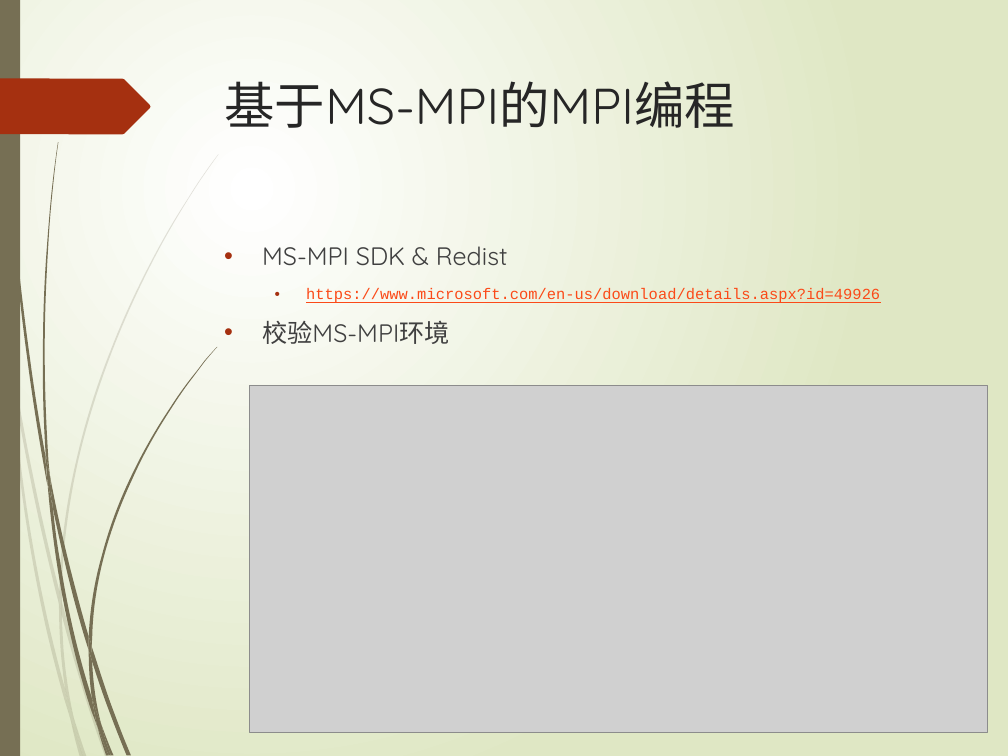
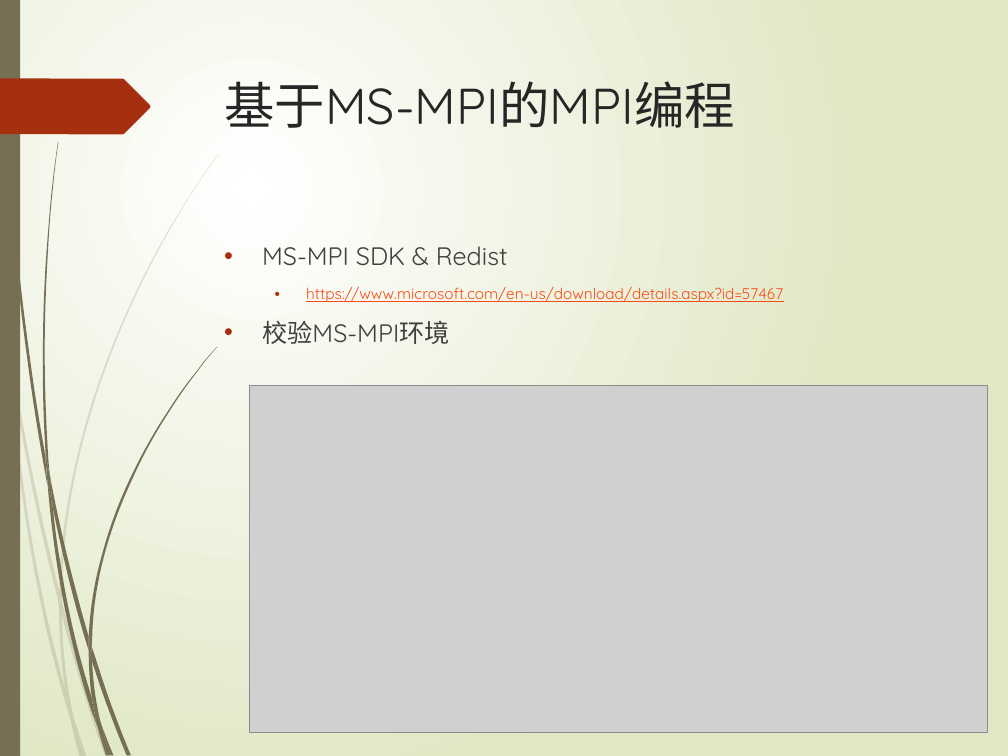
Before and after one commit to TeacherPeng/Parallel, a slide deck: slide 32 of 教案/MPI并行程序设计.pptx. Drawn at 1008x756 pixels with LibreOffice and Linux fonts; fonts in the diff are those of the drawing; grey boxes stand for pictures. Boxes give left, top, right and bottom in pixels: in the first picture for what was removed or moved away, otherwise in the second. Text is boxed around its words. In the diff, an @@ line names an element or a change of style, - is before the commit and + after.

```diff
--- a/教案/MPI并行程序设计.pptx
+++ b/教案/MPI并行程序设计.pptx
@@ text at (x1=306, y1=287, x2=783, y2=302): text changed; font Courier New to Quicksand @@
-  • https://www.microsoft.com/en-us/download/details.aspx?id=49926
+  • https://www.microsoft.com/en-us/download/details.aspx?id=57467
```
Also in this commit, not shown: 1 other slide changed.
